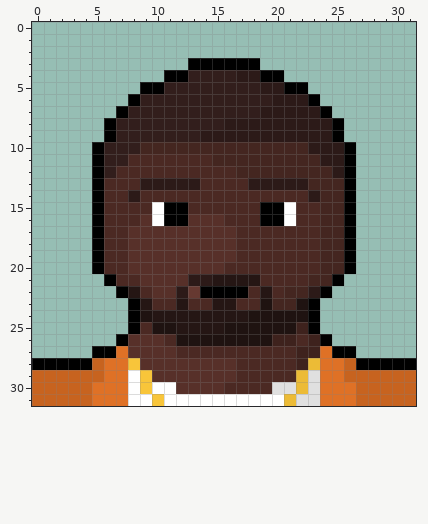
Two states of a pixel-art file, Aseprite WIP/profiles/kanyeprofile.aseprite. That is the earlier state.
32x32 pixels, 1 frame.
The same view after the edit:
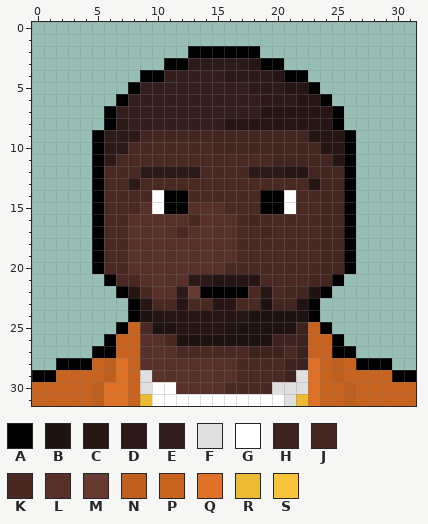
Palette (. is transparent): A #000000  B #1f1311  C #251614  D #2c1a18  E #321e1c  F #e0e0e0  G #ffffff  H #3e221d  J #442620  K #4b2923  L #573029  M #663931  N #be5f1e  P #c7631f  Q #df7126  R #ecbb36  S #f8c53a
Difference:
Changed rows in their new state; - is an unchanged pixel.
first column x 5:
 2 --------AAAAAA--------
 3 ------AADDDDDCAA------
 4 ----AAEE---D--DCAA----
 5 ---AEE-------D--CCA---
 6 --AE----------D--CCA--
 7 -AE-----------CCCCCCA-
 8 --D--------CCCCCCCCC--
 9 ADDDJJJJJJJJJJJJJJCCCA
10 -DDKKKKKKK--------JCC-
11 -DK-------KKKKK----JC-
12 -K--DDDDD---KDDDCC--J-
13 ---DKKKKK----KKKKKC---
14 ---K-GAA------AAG-K---
15 ----L---LLL-----------
16 ---L-LLLK--L-JKKK-----
17 -------K------J-------
first column x 0:
22 -----------------------B--------
25 -------AP--------------PA-------
26 ------APP-------------HPPA------
27 -------PP---------HHH--PP-------
28 ..----N-P------------H-QPN----..
29 AA----N-PF-----------HFQPN----AA
30 -----N--PF------------FQPPN-----
31 -----N--PRG----------FRQPPN-----
Where, in picture pixels (left, top, right, bottom), the same in both pictures:
changed: (92, 46, 356, 238)
changed: (248, 286, 356, 406)
changed: (32, 322, 164, 406)
changed: (392, 358, 416, 382)
